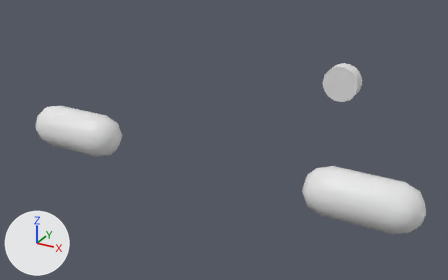
Before and after pictures for a commit that changed the OBJ model parts/meshes/b_moto_fork_scooter_trim.obj.
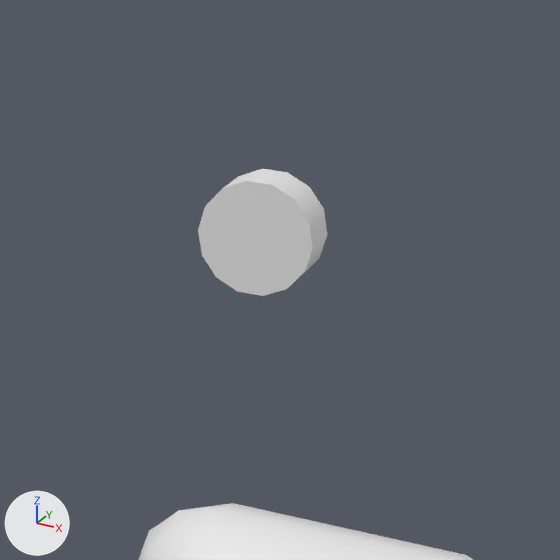
Each version is shown whole from a 50 mm lens placed at (0.499, -1.222, 0.863), pointed at (-0.132, -0.075, 0.289), then close up on the part from 58% to 97% of the width and 4% to 66% of the height. The axes (+X, +Y, +Z) are drawn at lower left. The lights are the same throughout. The older version's two pictures come first. Where no turn or scale is listed for an object, it has been applied to the vertices. Vertices at exactly the same position are counted once.

Objects in the first close-up: 'b_moto_fork_scooter_trim'.
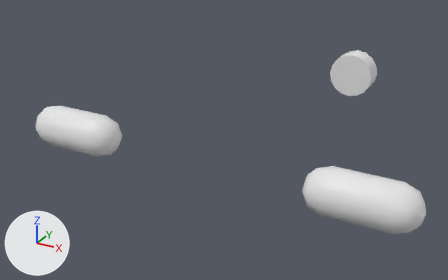
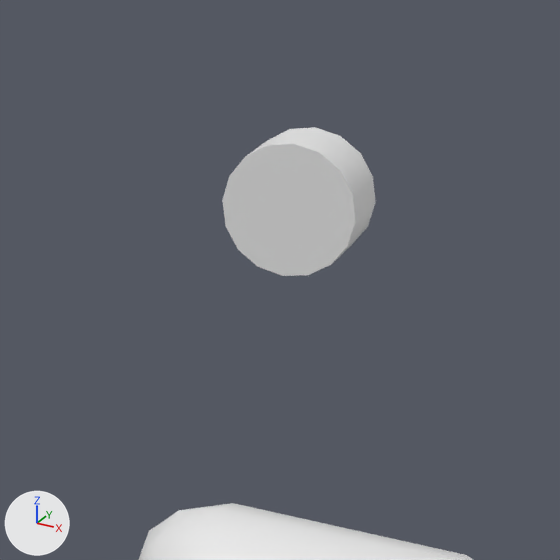
Location of each change, [x1, y1, x2, y2] in pixels of the close-ups (560 x 560 px):
'b_moto_fork_scooter_trim', reshaped: before [138, 169, 474, 560]; after [138, 127, 474, 560]
part 1 of me_b_moto_fork_scooter_trim, added: after [222, 127, 376, 276]
part 2 of me_b_moto_fork_scooter_trim, deleted: before [198, 169, 327, 296]

Diff of the bpy script that builds the scene:
```diff
--- a/parts/meshes/b_moto_fork_scooter_trim.obj.py
+++ b/parts/meshes/b_moto_fork_scooter_trim.obj.py
@@ me_b_moto_fork_scooter_trim @@
 # used by ob_b_moto_fork_scooter_trim; location = (0.0, 0.0, 0.0)
-me_b_moto_fork_scooter_trim.from_pydata(...)  # 128 vertices, 244 faces; spans x -0.377..0.377, y -0.427..0.378, z 0.274..0.438
+me_b_moto_fork_scooter_trim.from_pydata(...)  # 132 vertices, 252 faces; spans x -0.377..0.377, y -0.427..0.485, z 0.262..0.438
+# me_b_moto_fork_scooter_trim part 1: a new loose piece, a 16-sided cylinder along y spanning x -0.06..0.06, y 0.425..0.485, z 0.262..0.382
+# me_b_moto_fork_scooter_trim part 2: the loose piece of 28 vertices spanning x -0.05..0.05, y 0.338..0.378, z 0.274..0.371 is deleted
```
